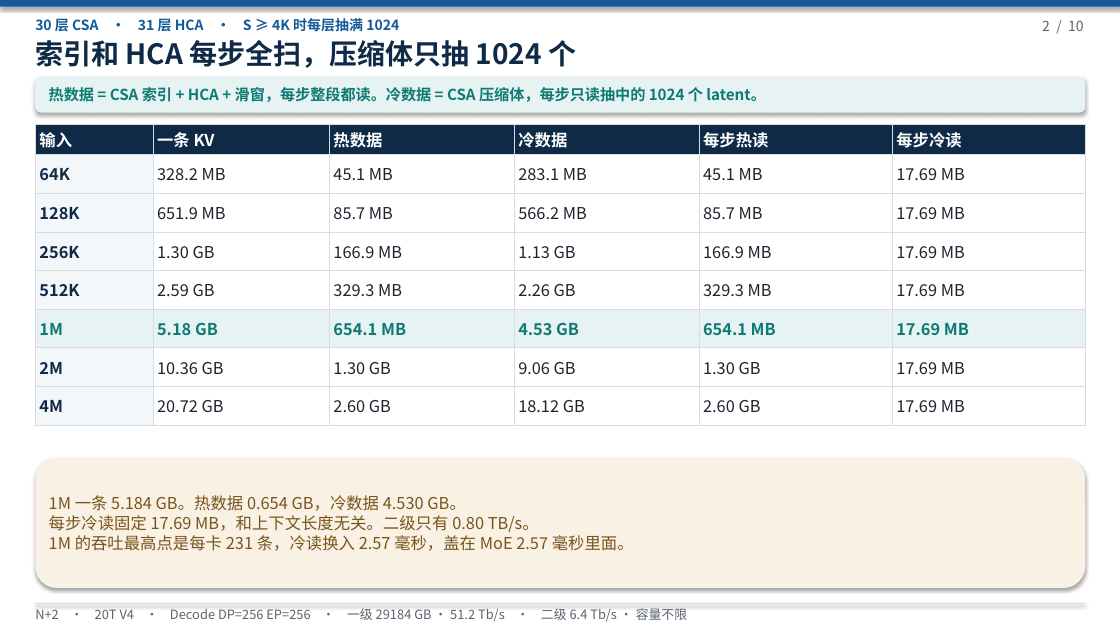
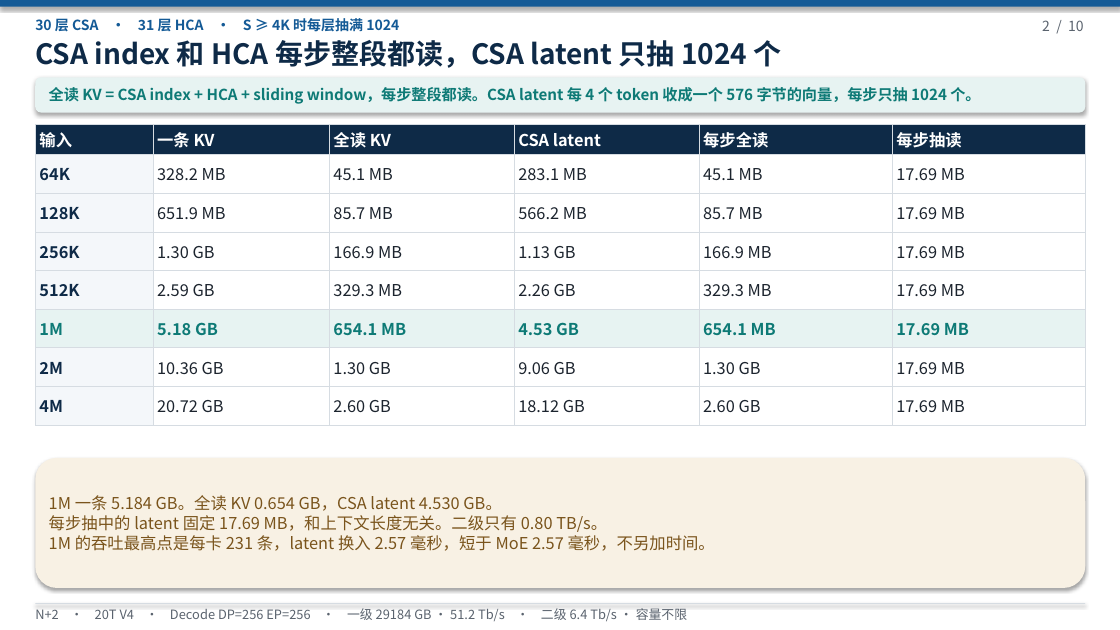
Before and after one commit to 69515164-rgb/UCL-MPComm, a slide deck: slide 2 of docs/N+2-20T-V4-两级池.pptx. Drawn at 1120x630 pixels with LibreOffice and Linux fonts; fonts in the diff are those of the drawing. Boxes give left, top, right and bottom in pixels: in the first picture for what was removed or moved away, otherwise in the second. Text is boxed around its words. In the diff, an @@ line names an element or a change of style, - is before the commit and + after.

```diff
--- a/docs/N+2-20T-V4-两级池.pptx
+++ b/docs/N+2-20T-V4-两级池.pptx
@@ text at (35,40,782,68): text changed @@
-索引和 HCA 每步全扫，压缩体只抽 1024 个
+CSA index 和 HCA 每步整段都读，CSA latent 只抽 1024 个
@@ text at (49,87,980,104): text changed @@
-热数据 = CSA 索引 + HCA + 滑窗，每步整段都读。冷数据 = CSA 压缩体，每步只读抽中的 1024 个 latent。
+全读 KV = CSA index + HCA + sliding window，每步整段都读。CSA latent 每 4 个 token 收成一个 576 字节的向量，每步只抽 1024 个。
@@ table at (35,124,1086,425) @@
-row 1: 输入 | 一条 KV | 热数据 | 冷数据 | 每步热读 | 每步冷读
+row 1: 输入 | 一条 KV | 全读 KV | CSA latent | 每步全读 | 每步抽读
@@ text at (49,495,715,551): text changed @@
-1M 一条 5.184 GB。热数据 0.654 GB，冷数据 4.530 GB。
-每步冷读固定 17.69 MB，和上下文长度无关。二级只有 0.80 TB/s。
-1M 的吞吐最高点是每卡 231 条，冷读换入 2.57 毫秒，盖在 MoE 2.57 毫秒里面。
+1M 一条 5.184 GB。全读 KV 0.654 GB，CSA latent 4.530 GB。
+每步抽中的 latent 固定 17.69 MB，和上下文长度无关。二级只有 0.80 TB/s。
+1M 的吞吐最高点是每卡 231 条，latent 换入 2.57 毫秒，短于 MoE 2.57 毫秒，不另加时间。
```
Also in this commit, not shown: 8 other slides changed, 1 other file.
